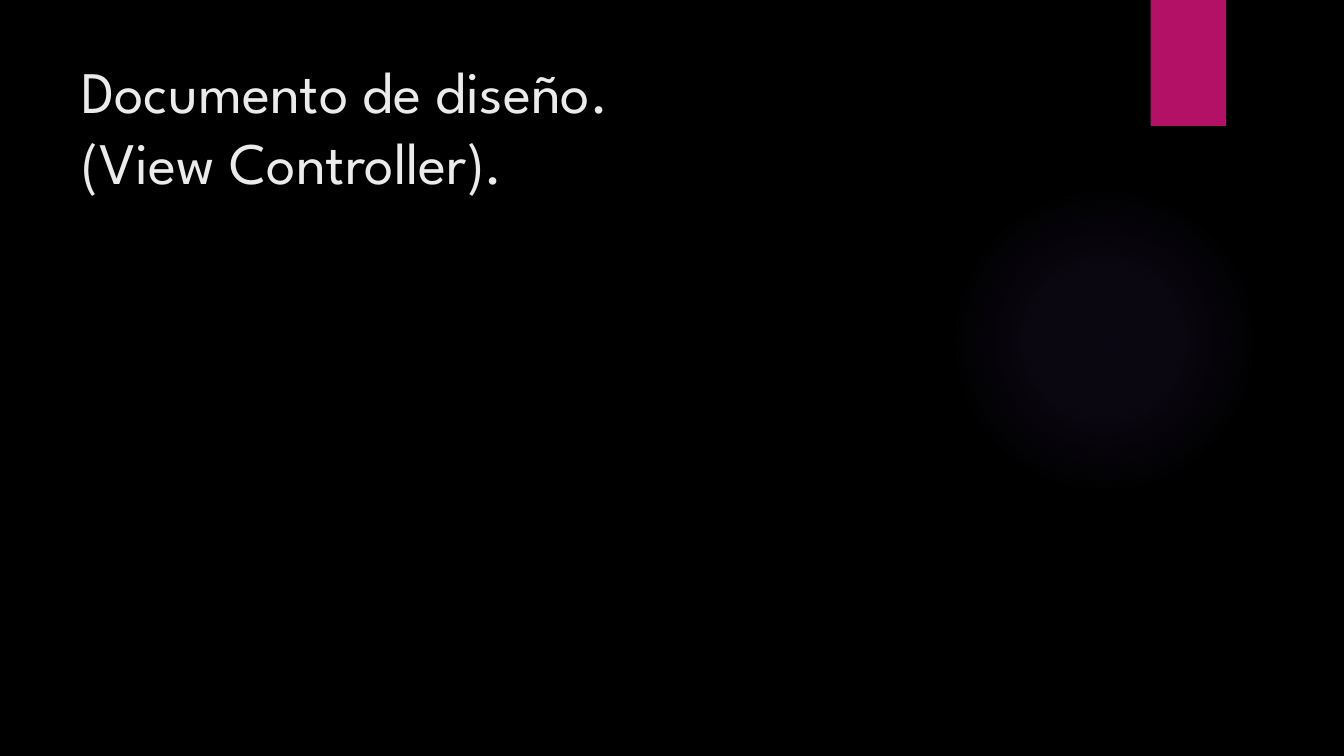
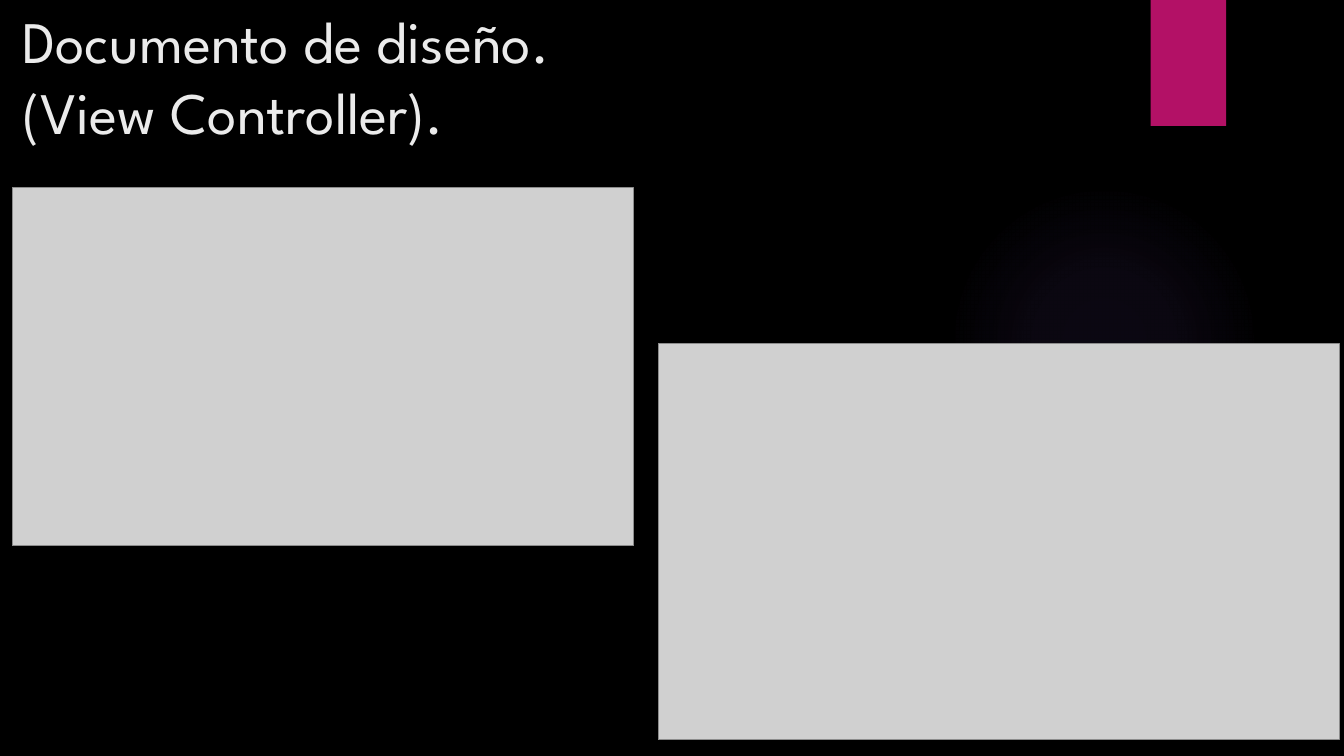
Before and after one commit to GastonLopez/2017-UNC-IngSoft-VLC, a slide deck: slide 12 of docs/PresentacionPowerPoint.pptx. Drawn at 1344x756 pixels with LibreOffice and Linux fonts; fonts in the diff are those of the drawing; grey boxes stand for pictures; background and template pictures are left out. Boxes give left, top, right and bottom in pixels: in the first picture for what was removed or moved away, otherwise in the second. Text is boxed around its words. In the diff, an @@ line names an element or a change of style, - is before the commit and + after.

```diff
--- a/docs/PresentacionPowerPoint.pptx
+++ b/docs/PresentacionPowerPoint.pptx
@@ title "Documento de diseño. (View Controller).": place and size @@
-title "Documento de diseño. (View Controller)." at (81, 72, 608, 196)
+title "Documento de diseño. (View Controller)." at (22, 22, 549, 146)
@@ picture added at (12, 188, 634, 545) @@
@@ picture added at (658, 344, 1340, 740) @@
```
Also in this commit, not shown: 1 slide added.
